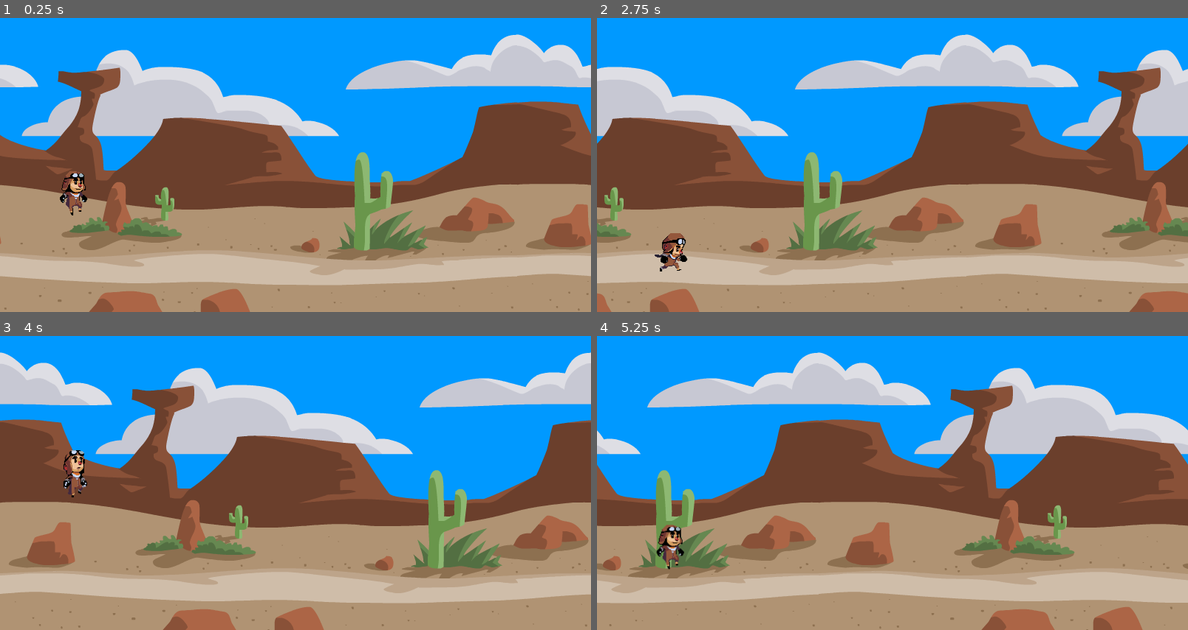
Above: before the commit, frames 1-4 (two rows, left to right).
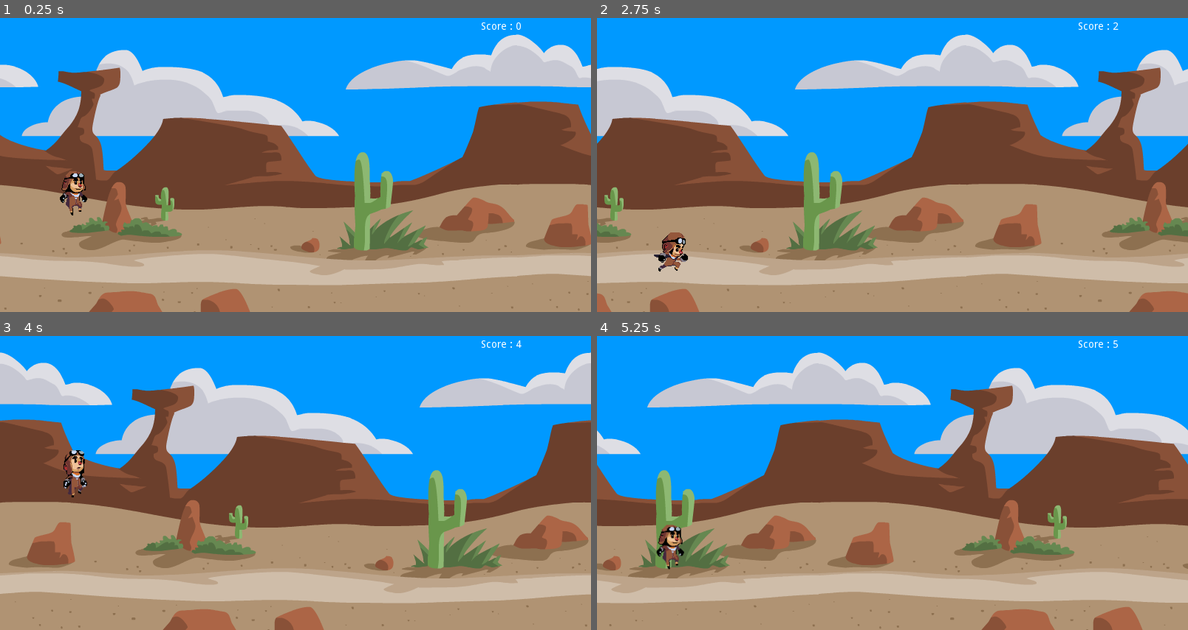
Above: after the commit, the same moments.

Repository: achmaddzaki/dinodron
Game: Godot game, scene res://Dinodron.tscn
Same seed, same stepped clock (60 frames per second), same inputs: the game is played once before the commit and once after it.
Inputs:
- Up to frame 1 (0.25 s): no input
- Up to frame 2 (2.75 s): hold Up (ui_up) 0.53-2.03 s
- Up to frame 3 (4 s): hold Up (ui_up) from 2.78 s (still down)
- Up to frame 4 (5.25 s): release Up (ui_up) at 4.28 s; tap Up (ui_up) at 4.52 s; hold Up (ui_up) from 5.03 s (still down)

The runs differ from the first frame. In frame 1, less than 0.1% of the frame differs, in the area x 81-89%, y 1-5%; in frame 2, 0.2%, in the area x 9-89%, y 1-87%; in frame 3, less than 0.1%; in frame 4, less than 0.1%.

Commit message:
Make Score

Diff:
--- a/Dinodron.tscn
+++ b/Dinodron.tscn
@@ -1,49 +1,57 @@
-[gd_scene load_steps=15 format=2]
+[gd_scene load_steps=16 format=2]
 
 [ext_resource path="res://bgslider.gd" type="Script" id=1]
-[ext_resource path="res://KinematicBody2D.gd" type="Script" id=2]
-[ext_resource path="res://Sprites/Player/Run0.png" type="Texture" id=3]
-[ext_resource path="res://Sprites/Player/Run1.png" type="Texture" id=4]
-[ext_resource path="res://Sprites/Player/Run2.png" type="Texture" id=5]
-[ext_resource path="res://Sprites/Player/Run3.png" type="Texture" id=6]
-[ext_resource path="res://Sprites/Player/Run4.png" type="Texture" id=7]
-[ext_resource path="res://Sprites/Player/Run7.png" type="Texture" id=8]
-[ext_resource path="res://Sprites/Player/Jump0.png" type="Texture" id=9]
-[ext_resource path="res://Sprites/Player/Jump1.png" type="Texture" id=10]
-[ext_resource path="res://bg.png" type="Texture" id=11]
+[ext_resource path="res://RichTextLabel.gd" type="Script" id=2]
+[ext_resource path="res://KinematicBody2D.gd" type="Script" id=3]
+[ext_resource path="res://Sprites/Player/Jump0.png" type="Texture" id=4]
+[ext_resource path="res://Sprites/Player/Jump1.png" type="Texture" id=5]
+[ext_resource path="res://Sprites/Player/Run0.png" type="Texture" id=6]
+[ext_resource path="res://Sprites/Player/Run1.png" type="Texture" id=7]
+[ext_resource path="res://Sprites/Player/Run2.png" type="Texture" id=8]
+[ext_resource path="res://Sprites/Player/Run3.png" type="Texture" id=9]
+[ext_resource path="res://Sprites/Player/Run4.png" type="Texture" id=10]
+[ext_resource path="res://Sprites/Player/Run7.png" type="Texture" id=11]
+[ext_resource path="res://bg.png" type="Texture" id=12]
 
 [sub_resource type="CapsuleShape2D" id=1]
 radius = 32.1974
 height = 2.61838
 
-[sub_resource type="SpriteFrames" id=3]
+[sub_resource type="SpriteFrames" id=2]
 animations = [ {
-"frames": [ ExtResource( 3 ), ExtResource( 4 ), ExtResource( 5 ), ExtResource( 6 ), ExtResource( 7 ), ExtResource( 8 ) ],
-"loop": true,
-"name": "Run",
-"speed": 12.0
-}, {
-"frames": [ ExtResource( 9 ) ],
+"frames": [ ExtResource( 4 ) ],
 "loop": true,
 "name": "JumpUp",
 "speed": 5.0
 }, {
-"frames": [ ExtResource( 10 ) ],
+"frames": [ ExtResource( 5 ) ],
 "loop": true,
 "name": "JumpDown",
 "speed": 5.0
+}, {
+"frames": [ ExtResource( 6 ), ExtResource( 7 ), ExtResource( 8 ), ExtResource( 9 ), ExtResource( 10 ), ExtResource( 11 ) ],
+"loop": true,
+"name": "Run",
+"speed": 10.0
 } ]
 
-[sub_resource type="RectangleShape2D" id=2]
+[sub_resource type="RectangleShape2D" id=3]
 extents = Vector2( 400, 25.14 )
 
 [node name="world" type="Node2D"]
 script = ExtResource( 1 )
 
+[node name="RichTextLabel" type="RichTextLabel" parent="."]
+margin_left = 651.0
+margin_top = 6.0
+margin_right = 776.0
+margin_bottom = 46.0
+script = ExtResource( 2 )
+
 [node name="KinematicBody2D" type="KinematicBody2D" parent="."]
 position = Vector2( 101.117, 178.918 )
 z_index = 1
-script = ExtResource( 2 )
+script = ExtResource( 3 )
 __meta__ = {
 "_edit_group_": true
 }
@@ -54,15 +62,16 @@
 shape = SubResource( 1 )
 
 [node name="AnimatedSprite" type="AnimatedSprite" parent="KinematicBody2D"]
-frames = SubResource( 3 )
-animation = "JumpUp"
+frames = SubResource( 2 )
+animation = "Run"
+frame = 4
 playing = true
 
 [node name="background" type="Node" parent="."]
 
 [node name="bg0" type="Sprite" parent="background"]
-editor/display_folded = true
-texture = ExtResource( 11 )
+z_index = -1
+texture = ExtResource( 12 )
 centered = false
 __meta__ = {
 "_edit_group_": true,
@@ -74,11 +83,12 @@
 
 [node name="CollisionShape2D" type="CollisionShape2D" parent="background/bg0/StaticBody2D"]
 position = Vector2( 0, -25.27 )
-shape = SubResource( 2 )
+shape = SubResource( 3 )
 
 [node name="bg1" type="Sprite" parent="background"]
 editor/display_folded = true
-texture = ExtResource( 11 )
+z_index = -1
+texture = ExtResource( 12 )
 centered = false
 offset = Vector2( 800, 0 )
 __meta__ = {
@@ -91,11 +101,12 @@
 
 [node name="CollisionShape2D" type="CollisionShape2D" parent="background/bg1/StaticBody2D2"]
 position = Vector2( 800, -25.27 )
-shape = SubResource( 2 )
+shape = SubResource( 3 )
 
 [node name="bg2" type="Sprite" parent="background"]
 editor/display_folded = true
-texture = ExtResource( 11 )
+z_index = -1
+texture = ExtResource( 12 )
 centered = false
 offset = Vector2( 1600, 0 )
 __meta__ = {
--- /dev/null
+++ b/RichTextLabel.gd
@@ -0,0 +1,17 @@
+extends RichTextLabel
+var time_start = 0
+var time_now = 0
+
+func _ready():
+    time_start = OS.get_unix_time()
+    set_process(true)
+
+func _process(delta):
+	time_now = OS.get_unix_time()
+	var elapsed = time_now - time_start
+#	var minutes = elapsed / 60
+#	var seconds = elapsed % 60
+	var str_elapsed = "Score : %d" % [elapsed]
+	set_text(str_elapsed)
+
+	pass
Not shown: 1 places in Dinodron.tscn that only renumber resources
